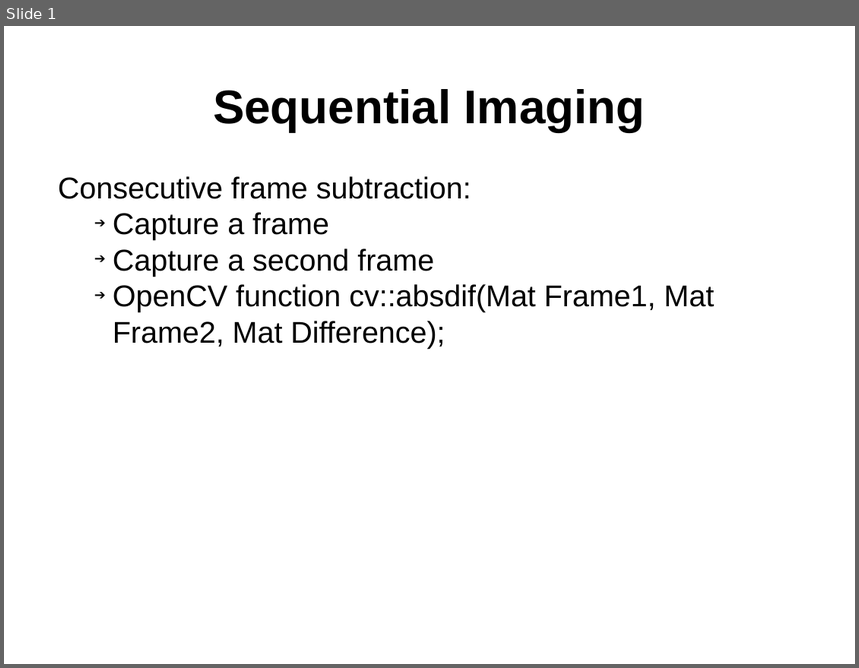
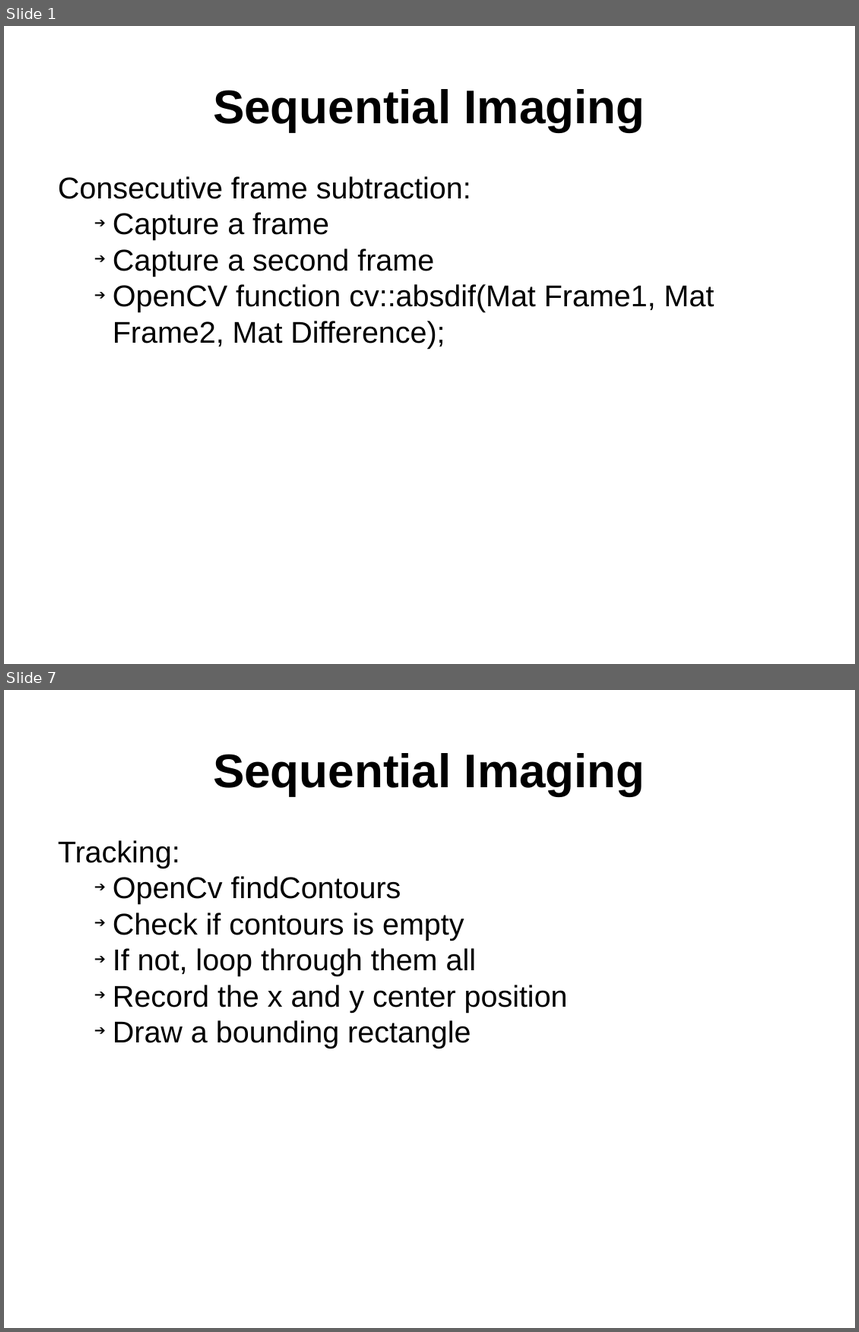
Before and after one commit to superderon/traffic_counter, a slide deck: presentation/presentation.odp. Shown one above the other, each under a label of ours: slide 1 before the commit, slides 1 and 7 after it; the slides between them are not shown. The pictures are 859x668 and 859x1332 pixels, drawn with LibreOffice and Linux fonts; fonts in the diff are those of the drawing. Boxes give left, top, right and bottom in pixels: in the first picture for what was removed or moved away, otherwise in the second. Text is boxed around its words. In the diff, an @@ line names an element or a change of style, - is before the commit and + after.

```diff
--- a/presentation/presentation.odp
+++ b/presentation/presentation.odp
@@ slide 7 added at bbox=[4, 690, 855, 1328], background #FFFFFF @@
@@ title added at bbox=[213, 753, 645, 796], 44 pt, text #000000, bold @@
+Sequential Imaging
@@ text added at bbox=[58, 840, 568, 1049], 28 pt, text #000000 @@
+Tracking:
+    ➔ OpenCv findContours
+    ➔ Check if contours is empty
+    ➔ If not, loop through them all
+    ➔ Record the x and y center position
+    ➔ Draw a bounding rectangle
```
Also in this commit, not shown: 6 other slides added, 2 slides removed, 9 other files.
